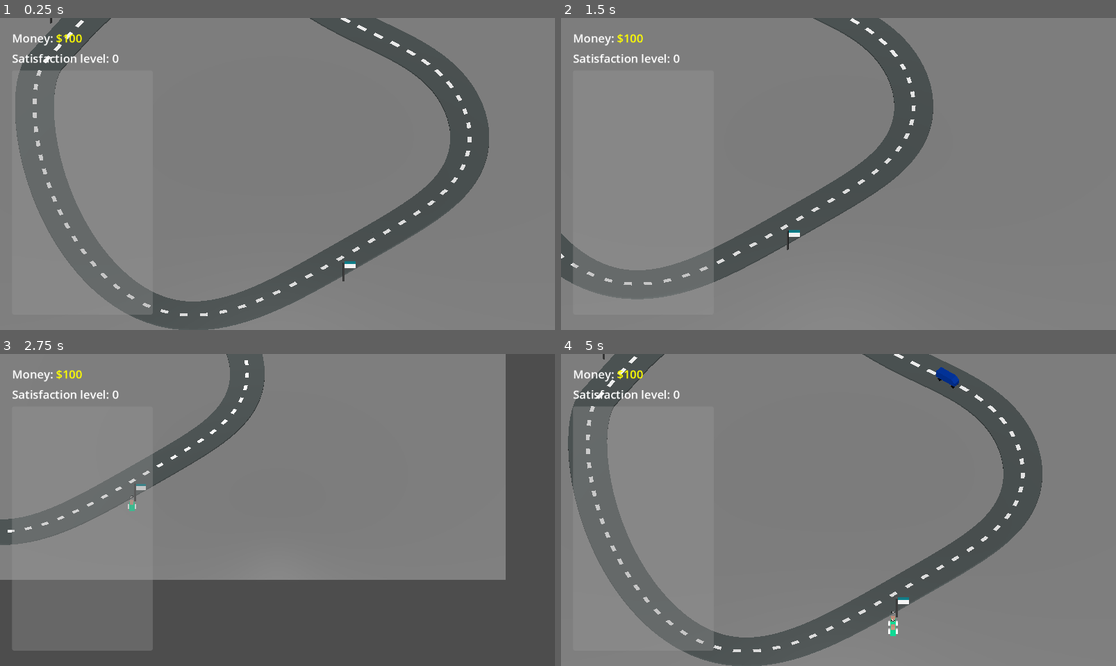
Above: before the commit, frames 1-4 (two rows, left to right).
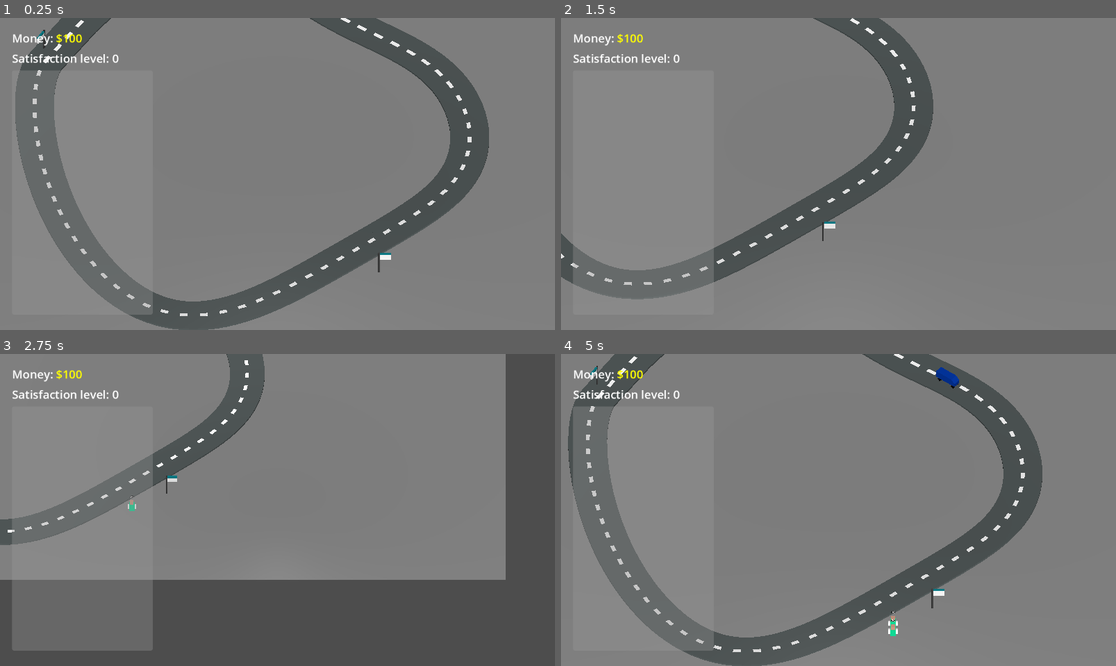
Above: after the commit, the same moments.

Repository: RaymoZou/gmtk-2025
Game: Godot game, scene res://scenes/main.tscn
Same seed, same stepped clock (60 frames per second), same inputs: the game is played once before the commit and once after it.
Inputs (mouse positions are in pixels of both pictures, inside the frame that each line leads up to):
- Up to frame 1 (0.25 s): no input
- Up to frame 2 (1.5 s): tap Enter at 0.5 s; move the mouse to (960, 158) at 0.52 s; hold Right (ui_right) 0.53-1.28 s; tap Mouse wheel down (scroll_down) at 0.6 s; click (960, 158) at 0.67 s; move the mouse to (727, 189) at 1.27 s; hold Down (ui_down) from 1.28 s (still down); tap Mouse wheel up (scroll_up) at 1.35 s
- Up to frame 3 (2.75 s): move the mouse to (333, 441) at 2.02 s; release Down (ui_down) at 2.03 s; hold Right (ui_right) from 2.03 s (still down); tap Mouse wheel down (scroll_down) at 2.1 s
- Up to frame 4 (5 s): move the mouse to (810, 572) at 2.77 s; release Right (ui_right) at 2.78 s; hold Up (ui_up) 2.78-3.53 s; tap Mouse wheel up (scroll_up) at 2.85, 4.35 s; click (810, 572) at 2.92 s; move the mouse to (1005, 556) at 3.52 s; hold Left (ui_left) from 3.53 s (still down); tap Mouse wheel down (scroll_down) at 3.6 s; move the mouse to (672, 463) at 4.27 s

The runs differ from the first frame. In frame 1, 0.2% of the frame differs, in the area x 6-71%, y 0-85%; in frame 2, 0.1%; in frame 3, less than 0.1%; in frame 4, 0.2%.

Commit message:
add: add capacity label

Diff:
--- a/scenes/Station.tscn
+++ b/scenes/Station.tscn
@@ -18,12 +18,18 @@
 collision_layer = 2
 
 [node name="CollisionShape3D" type="CollisionShape3D" parent="Area3D"]
+unique_name_in_owner = true
 shape = SubResource("BoxShape3D_j74gr")
 
 [node name="model" parent="." instance=ExtResource("1_b2okk")]
-transform = Transform3D(1, 0, 0, 0, 1, 0, 0, 0, 1, -9.0717, 0, 3.22191)
 
 [node name="Timer" type="Timer" parent="."]
 unique_name_in_owner = true
 
+[node name="CapacityLabel" type="Label3D" parent="."]
+unique_name_in_owner = true
+transform = Transform3D(1, 0, 0, 0, 1, 0, 0, 0, 1, 0, 9, 0)
+pixel_size = 0.05
+billboard = 1
+
 [editable path="model"]
